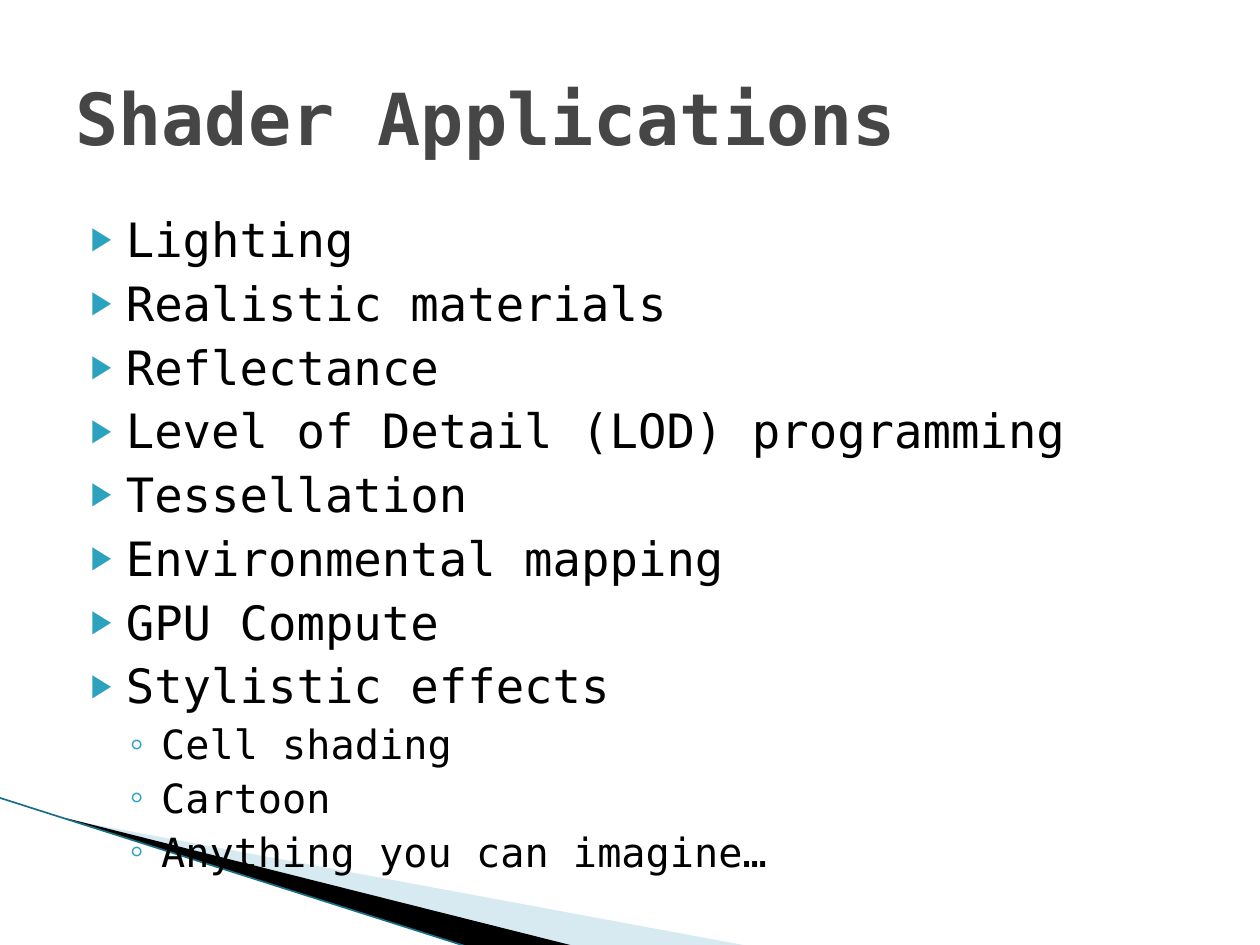
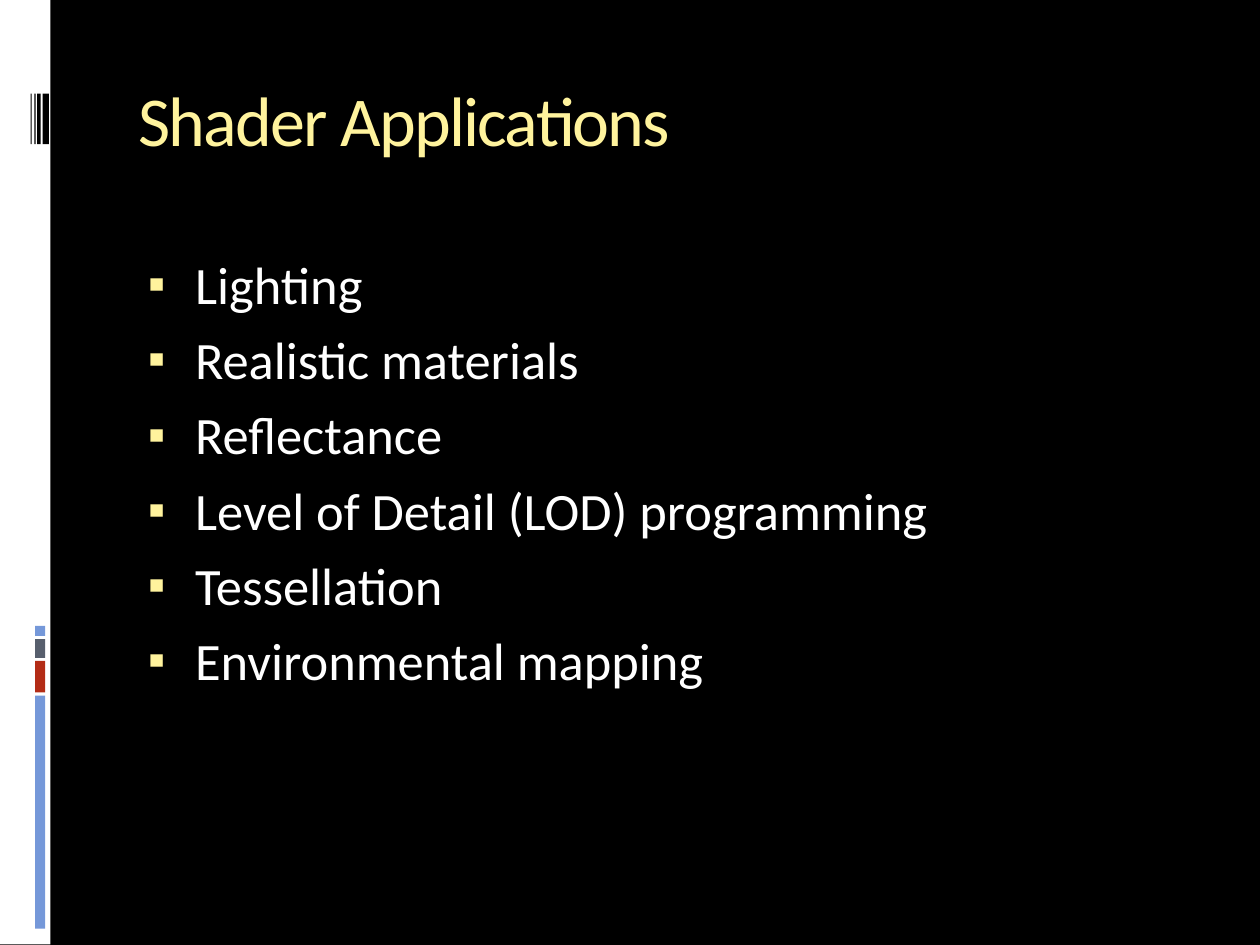
Before and after one commit to stanman8264/cg2f2017cs, a slide deck: slide 12 of CG2F2017CS_Presentation.pptx (slide 10 before the commit). Drawn at 1260x945 pixels with LibreOffice and Linux fonts; fonts in the diff are those of the drawing; background and template pictures are left out. Boxes give left, top, right and bottom in pixels: in the first picture for what was removed or moved away, otherwise in the second. Text is boxed around its words. In the diff, an @@ line names an element or a change of style, - is before the commit and + after.

```diff
--- a/CG2F2017CS_Presentation.pptx
+++ b/CG2F2017CS_Presentation.pptx
@@ background #FFFFFF to #000000 @@
@@ rectangle added at [0,0,50,945], fill #FFFFFF @@
@@ title "Shader Applications": place and size @@
-title "Shader Applications" at [75,87,896,160]
+title "Shader Applications" at [138,97,669,158]
@@ title "Shader Applications" at [138,97,669,158]: size 41 to 40 pt, font DejaVu Sans Mono to Calibri, text colour #464646 to #FFF39D, letter spacing 0 to -1 pt, bold off; vertical alignment middle to top @@
@@ rectangle added at [30,93,32,144], fill #000000 @@
@@ rectangle added at [34,93,35,144], fill #000000 @@
@@ rectangle added at [37,93,40,144], fill #000000 @@
@@ rectangle added at [43,93,49,144], fill #000000 @@
@@ text "Lighting": place and size @@
-text "Lighting" at [126,221,1065,876]
+text "Lighting" at [195,267,927,689]
@@ text "Lighting" at [195,267,927,689]: size 27 to 30 pt, font DejaVu Sans Mono to Calibri, text colour #000000 to #FFFFFF; bullet ▶ to ▪; more space between paragraphs; bullet colour #2DA2BF to #FFF39D @@
@@ rectangle added at [35,626,45,636], fill #7598D9 @@
@@ text at [126,605,767,876]: paragraphs removed @@
-▶ GPU Compute
-▶ Stylistic effects
-  ◦ Cell shading
-  ◦ Cartoon
-  ◦ Anything you can imagine…
@@ rectangle added at [35,639,45,658], fill #575F6D @@
@@ rectangle added at [35,662,45,693], fill #B32C16 @@
@@ rectangle added at [35,696,45,929], fill #7598D9 @@
@@ line removed from (0, 798) to (467, 945) @@
@@ freeform shape removed at [67,818,576,945] @@
@@ freeform shape removed at [69,819,750,945] @@
```
Also in this commit, not shown: 22 other slides changed, 5 slides added.
